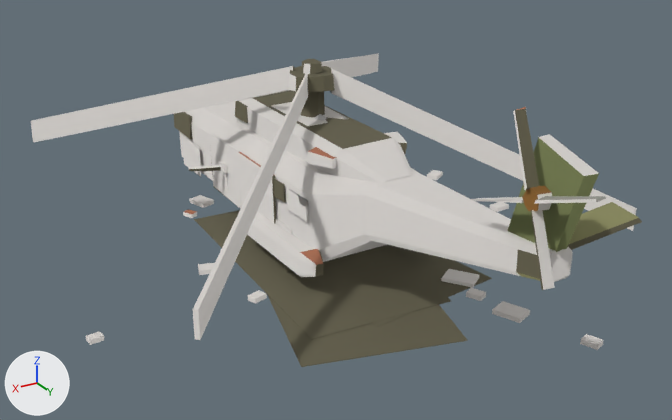
The FBX model entregas/teo-modelado/restos-k8-7nov/SM_RestosNH90_v0_LOD0.fbx: old version first, new version second.
Camera for both pictures: a 50 mm camera at (11.26, 18.94, 10.58) aimed at (0.6, 1.17, 1.7). The axes (+X, +Y, +Z) are drawn at lower left. The lights are the same throughout. The first picture is the older version. Where no turn or scale is listed for an object, it has been applied to the vertices.

The first picture shows 'SM_bloques.restos_nh90_v0_LOD0' and 1 more.
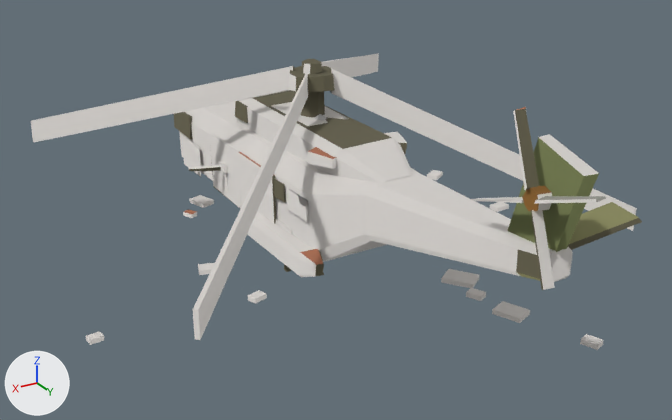
Boxes (x1, y1, x2, y2) around the edits, measured in the pictures (672 x 420 px):
'SM_bloques.restos_nh90_v0_LOD0', reshaped
    before: (31, 53, 642, 367)
    after: (31, 53, 642, 350)
part 1 of me_sm_bloques_restos_nh90_v0_lod0_001, deleted (brown)
    before: (268, 296, 468, 367)
part 2 of me_sm_bloques_restos_nh90_v0_lod0_001, deleted
    before: (237, 210, 492, 327)
part 3 of me_sm_bloques_restos_nh90_v0_lod0_001, deleted (brown)
    before: (194, 210, 451, 340)

The change, as a diff of the scene's bpy script:
```diff
--- a/entregas/teo-modelado/restos-k8-7nov/SM_RestosNH90_v0_LOD0.fbx.py
+++ b/entregas/teo-modelado/restos-k8-7nov/SM_RestosNH90_v0_LOD0.fbx.py
@@ me_sm_bloques_restos_nh90_v0_lod0_001 @@
 # used by ob_sm_bloques_restos_nh90_v0_lod0; location = (0.0, 0.0, 0.0)
-me_sm_bloques_restos_nh90_v0_lod0_001.from_pydata(...)  # 660 vertices, 584 faces; spans x -5.8..6.9, y -8.1..9.3, z 0.0..5.8
+me_sm_bloques_restos_nh90_v0_lod0_001.from_pydata(...)  # 636 vertices, 566 faces; spans x -5.8..6.9, y -8.1..9.3, z 0.0..5.8
+# me_sm_bloques_restos_nh90_v0_lod0_001 part 1: the loose piece of 8 vertices spanning x -2.1..3.4, y -2.7..5.4, z 0.0 is deleted
+# me_sm_bloques_restos_nh90_v0_lod0_001 part 2: the loose piece of 8 vertices spanning x -2.5..2.2, y -3.9..3.9, z 0.0 is deleted
+# me_sm_bloques_restos_nh90_v0_lod0_001 part 3: the loose piece of 8 vertices spanning x -1.3..2.7, y -3.6..3.9, z 0.0 is deleted
 me_sm_bloques_restos_nh90_v0_lod0_001.materials.append(mat_mat_paleta32)
```
